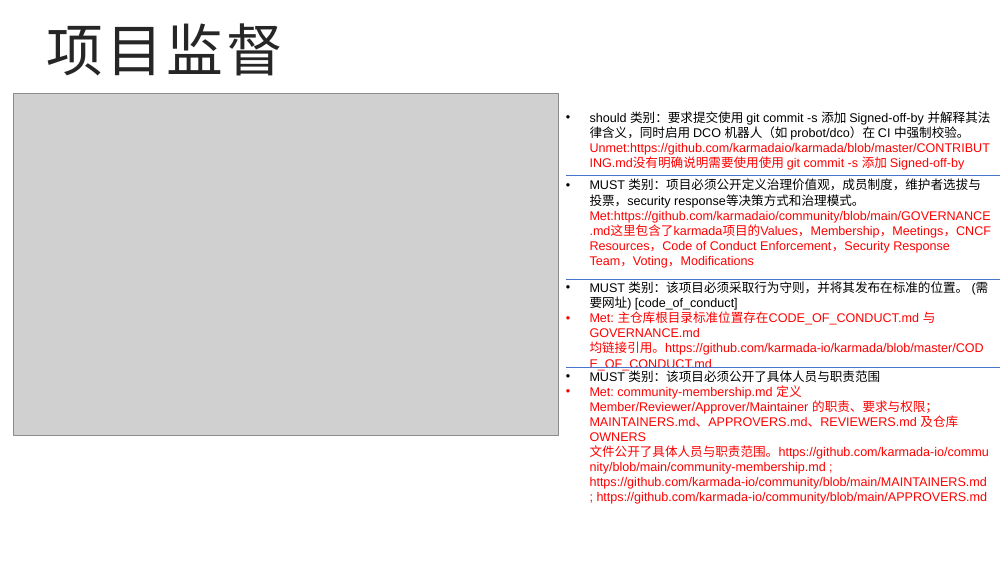
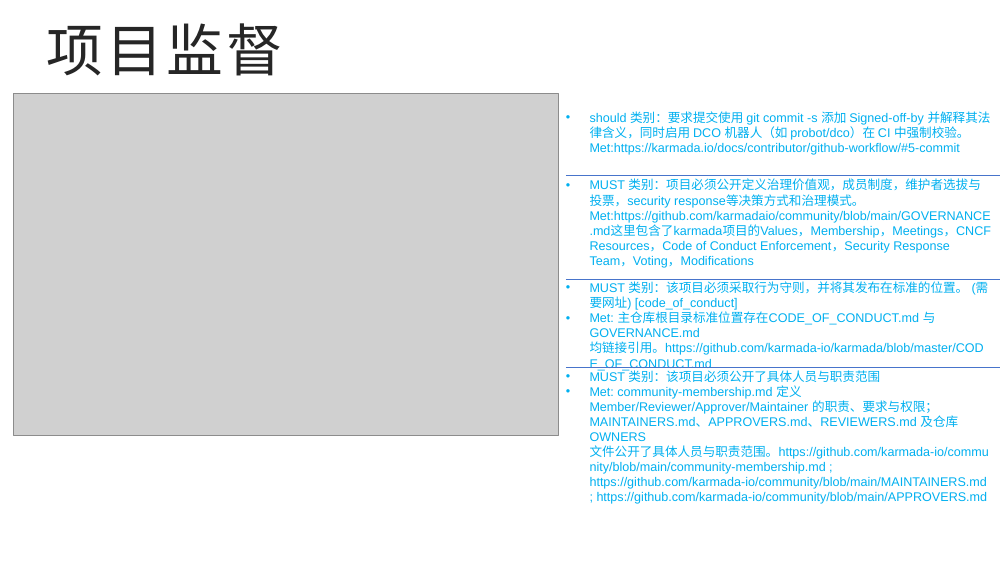
Before and after one commit to FengyuanYin/openssl_best_practice_verification, a slide deck: slide 4 of Karmada OpenSSF Best Practices Silver.pptx. Drawn at 1008x567 pixels with LibreOffice and Linux fonts; fonts in the diff are those of the drawing; grey boxes stand for pictures. Boxes give left, top, right and bottom in pixels: in the first picture for what was removed or moved away, otherwise in the second. Text is boxed around its words. In the diff, an @@ line names an element or a change of style, - is before the commit and + after.

```diff
--- a/Karmada OpenSSF Best Practices Silver.pptx
+++ b/Karmada OpenSSF Best Practices Silver.pptx
@@ text at <box>590,111,991,155</box>: text changed; text colour #FF0000 to #00B0F0 @@
-• should 类别：要求提交使用 git commit -s 添加 Signed-off-by 并解释其法律含义，同时启用 DCO 机器人（如 probot/dco）在 CI 中强制校验。Unmet:https://github.com/karmadaio/karmada/blob/master/CONTRIBUTING.md没有明确说明需要使用使用 git commit -s 添加 Signed-off-by
+• should 类别：要求提交使用 git commit -s 添加 Signed-off-by 并解释其法律含义，同时启用 DCO 机器人（如 probot/dco）在 CI 中强制校验。Met:https://karmada.io/docs/contributor/github-workflow/#5-commit
@@ text "MUST 类别：项目必须公开定义治理价值观，成员制度，维护者选拔与投票，security response等决策方式和治 ..." at <box>590,178,992,268</box>: text colour #000000 to #00B0F0 in "MUST 类别：项目必须公开定义治理价值观，成员制度，维护者选拔与投票，security response等决策方式和治 ..."; text colour #FF0000 to #00B0F0 in "Met:https://github.com/karmadaio/community/blob/main/GOVERNA ..." @@
@@ text "MUST 类别：该项目必须采取行为守则，并将其发布在标准的位置。 (需要网址) [code_of_conduct]" at <box>590,279,989,371</box>: text colour #000000 to #00B0F0 in "MUST 类别：该项目必须采取行为守则，并将其发布在标准的位置。 (需要网址) [code_of_conduct]"; text colour #FF0000 to #00B0F0 in "Met: 主仓库根目录标准位置存在CODE_OF_CONDUCT.md 与 GOVERNANCE.md 均链接引用。ht ..." @@
@@ text "MUST 类别：该项目必须公开了具体人员与职责范围" at <box>590,367,989,504</box>: text colour #000000 to #00B0F0 in "MUST 类别：该项目必须公开了具体人员与职责范围"; text colour #FF0000 to #00B0F0 @@
```
Also in this commit, not shown: 9 other slides changed.
